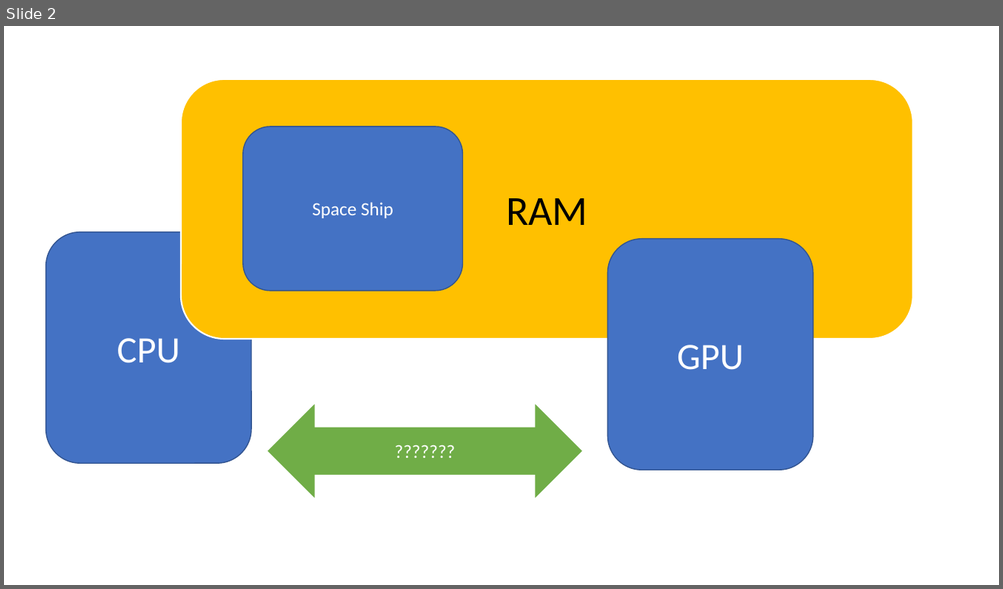
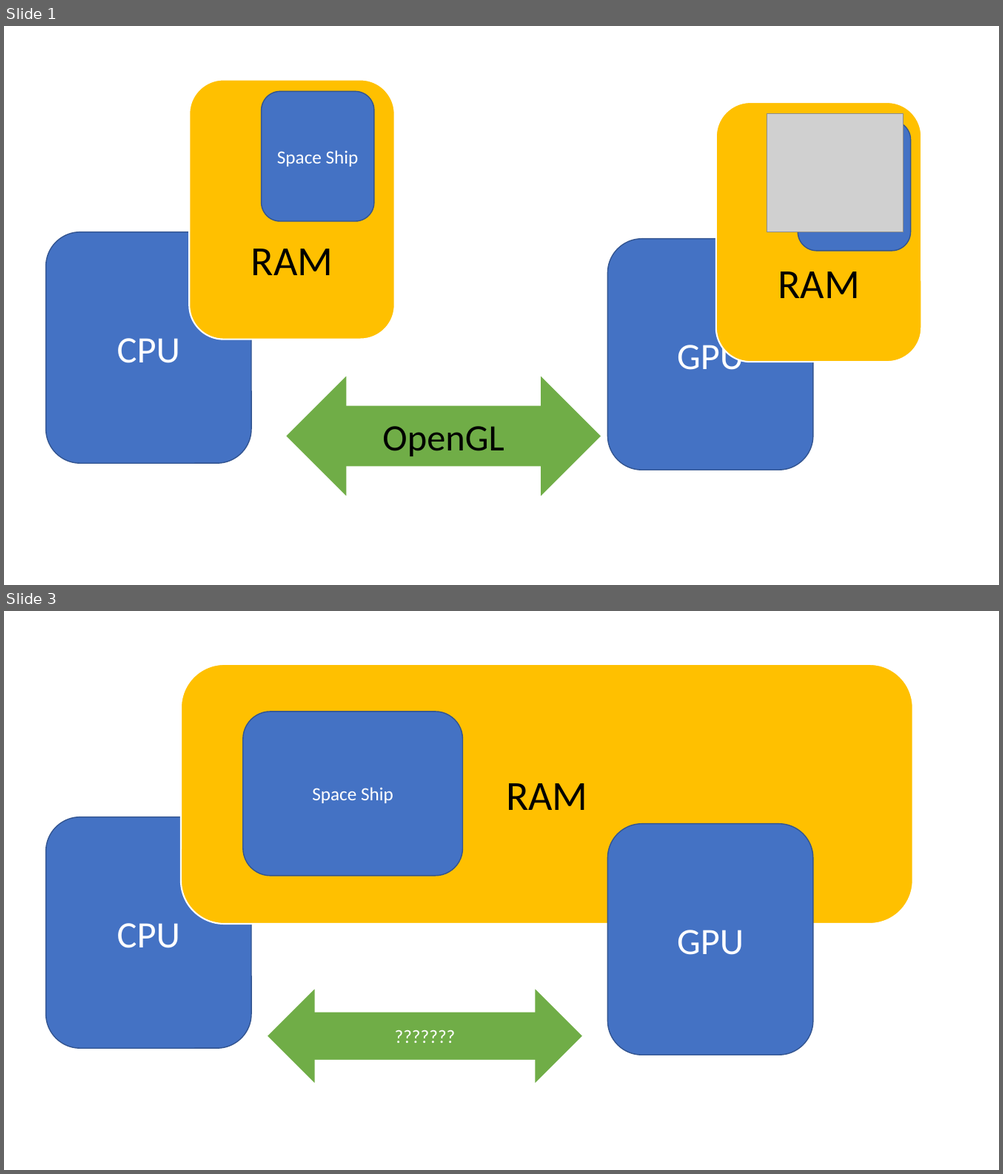
Before and after one commit to Freethetan/INFO3111-S21, a slide deck: Day2Day/Day_01/S1_Note.pptx. Shown one above the other, each under a label of ours: slide 2 before the commit, slides 1 and 3 after it; the slides between them are not shown. The pictures are 1003x589 and 1003x1174 pixels, drawn with LibreOffice and Linux fonts; fonts in the diff are those of the drawing; grey boxes stand for pictures. Boxes give left, top, right and bottom in pixels: in the first picture for what was removed or moved away, otherwise in the second. Text is boxed around its words. In the diff, an @@ line names an element or a change of style, - is before the commit and + after.

```diff
--- a/Day2Day/Day_01/S1_Note.pptx
+++ b/Day2Day/Day_01/S1_Note.pptx
@@ slide 1 added at (4,26,999,585), background #FFFFFF @@
@@ rounded rectangle added at (189,80,394,339), fill #FFC000, outline #FFFFFF 1.5 pt, 40 pt, text #000000 @@
+RAM
@@ rounded rectangle added at (262,92,374,221), fill #4472C4, outline #325491 1 pt, 18 pt, text #FFFFFF @@
+Space Ship
@@ rounded rectangle added at (716,102,921,362), fill #FFC000, outline #FFFFFF 1.5 pt, 40 pt, text #000000 @@
+RAM
@@ picture added at (767,113,903,232) @@
@@ rounded rectangle added at (798,121,910,250), fill #4472C4, outline #325491 1 pt @@
@@ rounded rectangle added at (45,232,251,463), fill #4472C4, outline #325491 1 pt, 36 pt, text #FFFFFF @@
+CPU
@@ rounded rectangle added at (608,238,813,470), fill #4472C4, outline #325491 1 pt, 36 pt, text #FFFFFF @@
+GPU
@@ left right arrow added at (285,375,603,498), fill #70AD47, outline #FFFFFF 1.5 pt, 36 pt, text #000000 @@
+OpenGL
@@ what was slide 2 is now slide 3 @@
```
Also in this commit, not shown: 2 slides changed, 4 other files.
